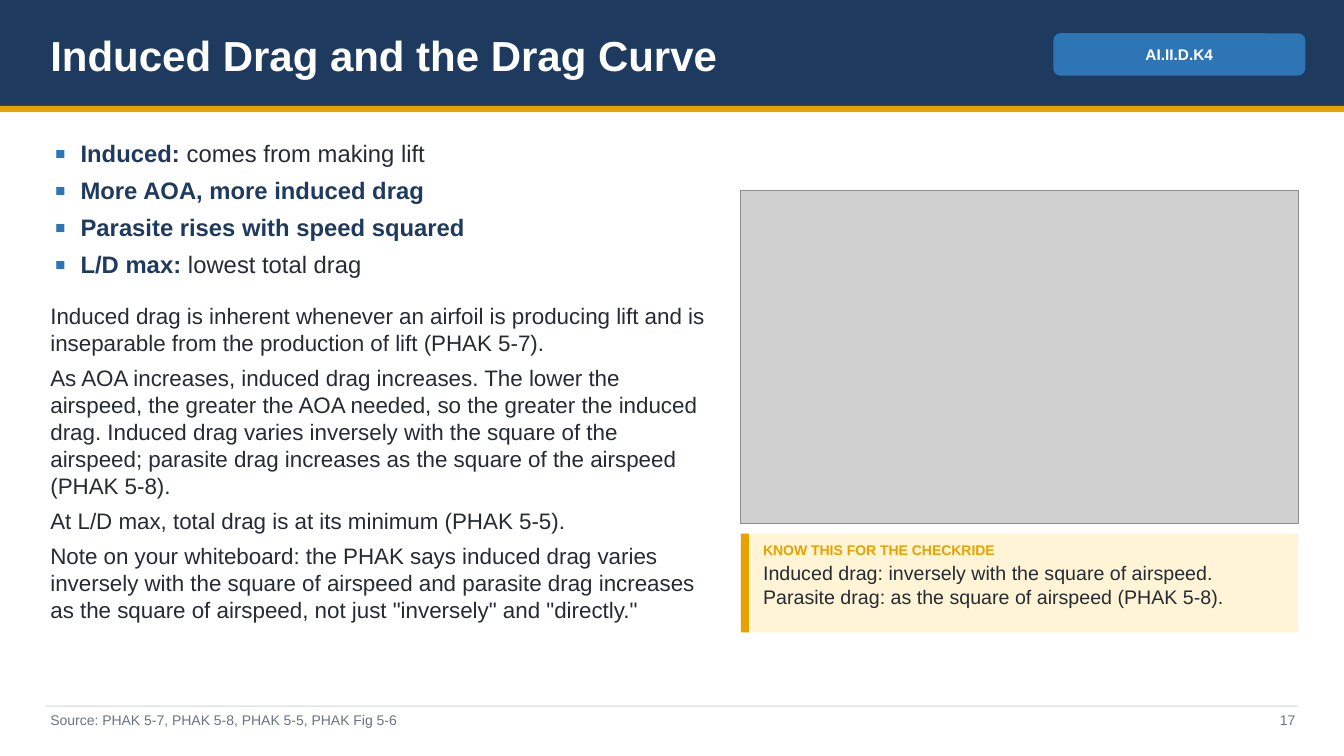
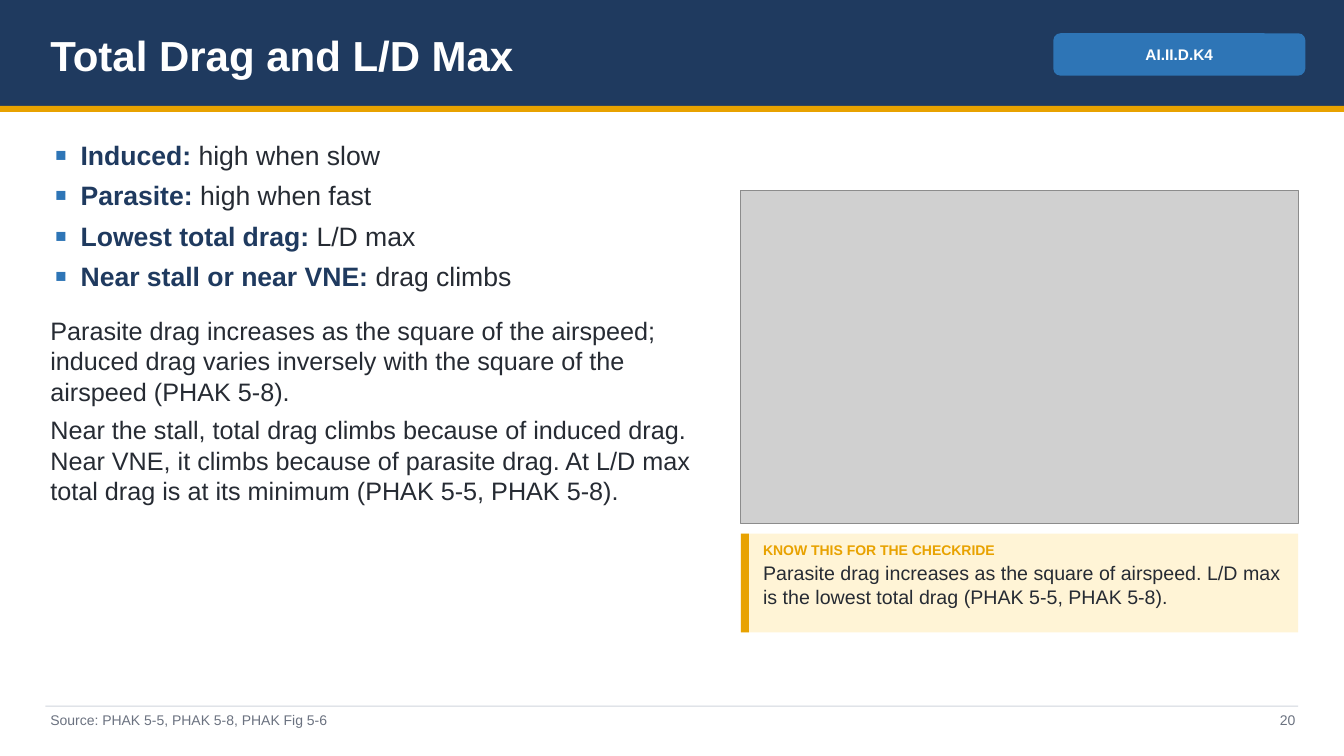
Before and after one commit to greenleeezekial1-glitch/Claude, a slide deck: slide 20 of Area II - Technical Subject Areas/II.D Principles of Flight - Slides.pptx (slide 17 before the commit). Drawn at 1344x756 pixels with LibreOffice and Linux fonts; fonts in the diff are those of the drawing; grey boxes stand for pictures. Boxes give left, top, right and bottom in pixels: in the first picture for what was removed or moved away, otherwise in the second. Text is boxed around its words. In the diff, an @@ line names an element or a change of style, - is before the commit and + after.

```diff
--- a/Area II - Technical Subject Areas/II.D Principles of Flight - Slides.pptx
+++ b/Area II - Technical Subject Areas/II.D Principles of Flight - Slides.pptx
@@ text at (50,40,514,80): text changed @@
-Induced Drag and the Drag Curve
+Total Drag and L/D Max
@@ text at (50,145,690,505): text changed; size 16 to 18 pt @@
-■ Induced: comes from making lift
-■ More AOA, more induced drag
-■ Parasite rises with speed squared
-■ L/D max: lowest total drag
-Induced drag is inherent whenever an airfoil is producing lift and is inseparable from the production of lift (PHAK 5-7).
-As AOA increases, induced drag increases. The lower the airspeed, the greater the AOA needed, so the greater the induced drag. Induced drag varies inversely with the square of the airspeed; parasite drag increases as the square of the airspeed (PHAK 5-8).
-At L/D max, total drag is at its minimum (PHAK 5-5).
-Note on your whiteboard: the PHAK says induced drag varies inversely with the square of airspeed and parasite drag increases as the square of airspeed, not just "inversely" and "directly."
+■ Induced: high when slow
+■ Parasite: high when fast
+■ Lowest total drag: L/D max
+■ Near stall or near VNE: drag climbs
+Parasite drag increases as the square of the airspeed; induced drag varies inversely with the square of the airspeed (PHAK 5-8).
+Near the stall, total drag climbs because of induced drag. Near VNE, it climbs because of parasite drag. At L/D max total drag is at its minimum (PHAK 5-5, PHAK 5-8).
@@ text at (763,565,1280,608): text changed @@
-Induced drag: inversely with the square of airspeed. Parasite drag: as the square of airspeed (PHAK 5-8).
+Parasite drag increases as the square of airspeed. L/D max is the lowest total drag (PHAK 5-5, PHAK 5-8).
@@ text at (50,715,327,728): text changed @@
-Source: PHAK 5-7, PHAK 5-8, PHAK 5-5, PHAK Fig 5-6
+Source: PHAK 5-5, PHAK 5-8, PHAK Fig 5-6
@@ text at (1280,715,1296,725): text changed @@
-17
+20
```
Also in this commit, not shown: 46 other slides changed, 8 slides added, 1 slide removed, 19 other files.
